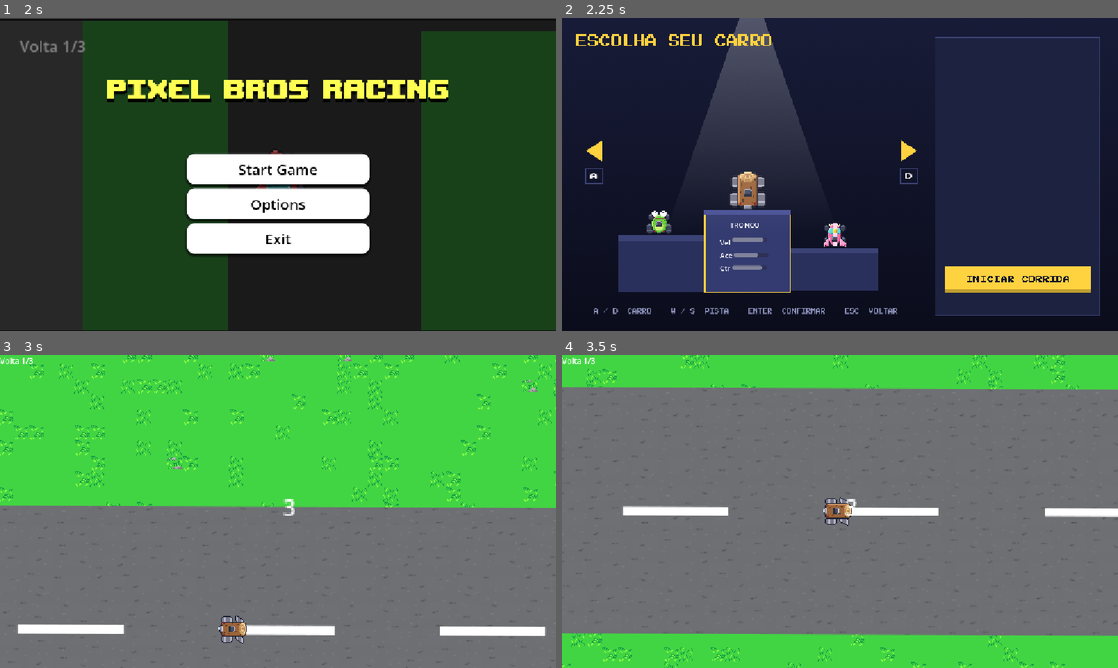
Above: before the commit, frames 1-4 (two rows, left to right).
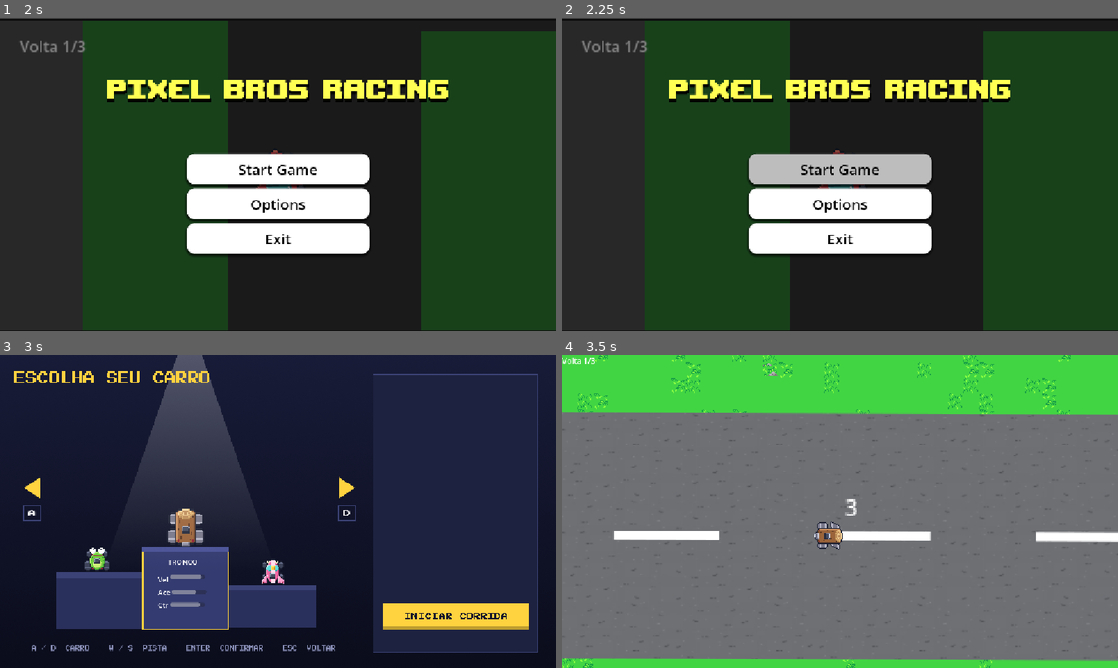
Above: after the commit, the same moments.

Repository: Blue-Raccoon-Interactive/Pixel-Bros-Racing
Game: Godot game, scene res://scenes/main/main_menu.tscn
Same seed, same stepped clock (60 frames per second), same inputs: the game is played once before the commit and once after it.
Inputs (mouse positions are in pixels of both pictures, inside the frame that each line leads up to):
- Up to frame 1 (2 s): click "Options" at 0.5 s; click "Back" at 1.25 s
- Up to frame 2 (2.25 s): click "Start Game" at 2 s
- Up to frame 3 (3 s): click (455, 614) at 2.75 s
- Up to frame 4 (3.5 s): no input

Frame 1 is identical in both runs. In frame 2, 81% of the frame differs, in the area x 0-100%, y 0-100%; in frame 3, 100%; in frame 4, 21%.

Commit message:
implementar sons do menu

Diff:
--- a/scenes/main/main_menu.tscn
+++ b/scenes/main/main_menu.tscn
@@ -282,6 +282,9 @@
 autoplay = true
 bus = &"Music"
 
+[node name="AudioStreamPlayer" type="AudioStreamPlayer" parent="." unique_id=1442730247]
+bus = &"SFX"
+
 [connection signal="pressed" from="MainButtons/StartButton" to="." method="_on_start_pressed"]
 [connection signal="pressed" from="MainButtons/Options" to="." method="_on_options_pressed"]
 [connection signal="pressed" from="MainButtons/Exit" to="." method="_on_exit_pressed"]
--- a/scenes/ui/selection.gd
+++ b/scenes/ui/selection.gd
@@ -8,11 +8,15 @@
 @onready var bar_accel: ProgressBar = $Control/Podium_center/VBoxContainer/Ace/BarAce
 @onready var bar_handling: ProgressBar = $Control/Podium_center/VBoxContainer/Ctr/BarCtr
 @onready var start_button: TextureButton = %StartButton
+@onready var ui_sfx: AudioStreamPlayer = $AudioStreamPlayer
+
+const SOUND_SELECT = preload("res://sound/sfx/menu/menu_select.wav")
+const SOUND_BACK = preload("res://sound/sfx/menu/menu_back.wav")
+const SOUND_RACE = preload("res://sound/sfx/menu/menu_startGame.wav")
 
 var _karts: Array[Dictionary] = []
 var _kart_index: int = 0
 var _max: Dictionary = {}
-
 
 
 func _ready() -> void:
@@ -20,6 +24,9 @@
 	_kart_index = GameState.selected_kart
 	_refresh()
 
+func play_ui_sound(sound: AudioStream) -> void:
+	ui_sfx.stream = sound
+	ui_sfx.play()
 
 func _read_kart_data() -> void:
 	for scene in GameState.KART_SCENES:
@@ -50,12 +57,17 @@
 	elif event.is_action_pressed("ui_accept"):
 		_confirm()
 	elif event.is_action_pressed("ui_cancel"):
+		play_ui_sound(SOUND_BACK)
+		await get_tree().create_timer(0.38).timeout
 		get_tree().change_scene_to_file("res://scenes/main/main_menu.tscn")
 
 
+
 func _move_kart(dir: int) -> void:
+	play_ui_sound(SOUND_SELECT)
 	_kart_index = wrapi(_kart_index + dir, 0, _karts.size())
 	_refresh()
+
 
 
 func _move_track(dir: int) -> void:
@@ -66,6 +78,8 @@
 
 
 func _confirm() -> void:
+	play_ui_sound(SOUND_RACE)
+	await get_tree().create_timer(0.38).timeout
 	start_button.modulate = Color(0.7, 0.7, 0.7)
 	GameState.selected_kart = _kart_index
 	GameState.has_selection = true
--- a/scenes/ui/selection.tscn
+++ b/scenes/ui/selection.tscn
@@ -229,4 +229,7 @@
 focus_mode = 0
 texture_normal = ExtResource("12_tkd11")
 
+[node name="AudioStreamPlayer" type="AudioStreamPlayer" parent="." unique_id=1106392156]
+bus = &"SFX"
+
 [connection signal="pressed" from="StartButton" to="." method="_on_start_button_pressed"]
--- a/scripts/main_menu.gd
+++ b/scripts/main_menu.gd
@@ -2,6 +2,17 @@
 
 @onready var main_buttons: VBoxContainer = $MainButtons
 @onready var options: Panel = $Options
+
+@onready var ui_sfx: AudioStreamPlayer = $AudioStreamPlayer
+
+const SOUND_SELECT = preload("res://sound/sfx/menu/menu_select.wav")
+const SOUND_BACK = preload("res://sound/sfx/menu/menu_back.wav")
+const SOUND_RACE = preload("res://sound/sfx/menu/menu_startGame.wav")
+
+
+func play_ui_sound(sound: AudioStream) -> void:
+	ui_sfx.stream = sound
+	ui_sfx.play()
 
 # Called when the node enters the scene tree for the first time.
 func _ready() -> void:
@@ -16,19 +27,25 @@
 
 
 func _on_start_pressed() -> void:
+	play_ui_sound(SOUND_RACE)
+	await get_tree().create_timer(0.38).timeout
 	get_tree().change_scene_to_file("res://scenes/ui/selection.tscn")
 
 
 func _on_options_pressed() -> void:
+	play_ui_sound(SOUND_SELECT)
 	print("Options pressed")
 	main_buttons.visible = false
 	options.visible = true
 
 
 func _on_exit_pressed() -> void:
+	play_ui_sound(SOUND_SELECT)
+	await get_tree().create_timer(0.38).timeout
 	print("Exit pressed")
 	get_tree().quit()
 
 
 func _on_backoptions_pressed() -> void:
+	play_ui_sound(SOUND_BACK)
 	_ready()
Not shown, added: sound/sfx/menu/menu_back.wav.import
Not shown, added: sound/sfx/menu/menu_select.wav.import
Not shown, added: sound/sfx/menu/menu_startGame.wav.import
Not shown, added: sound/sfx/menu/menu_back.wav
Not shown, added: sound/sfx/menu/menu_select.wav
Not shown, added: sound/sfx/menu/menu_startGame.wav
